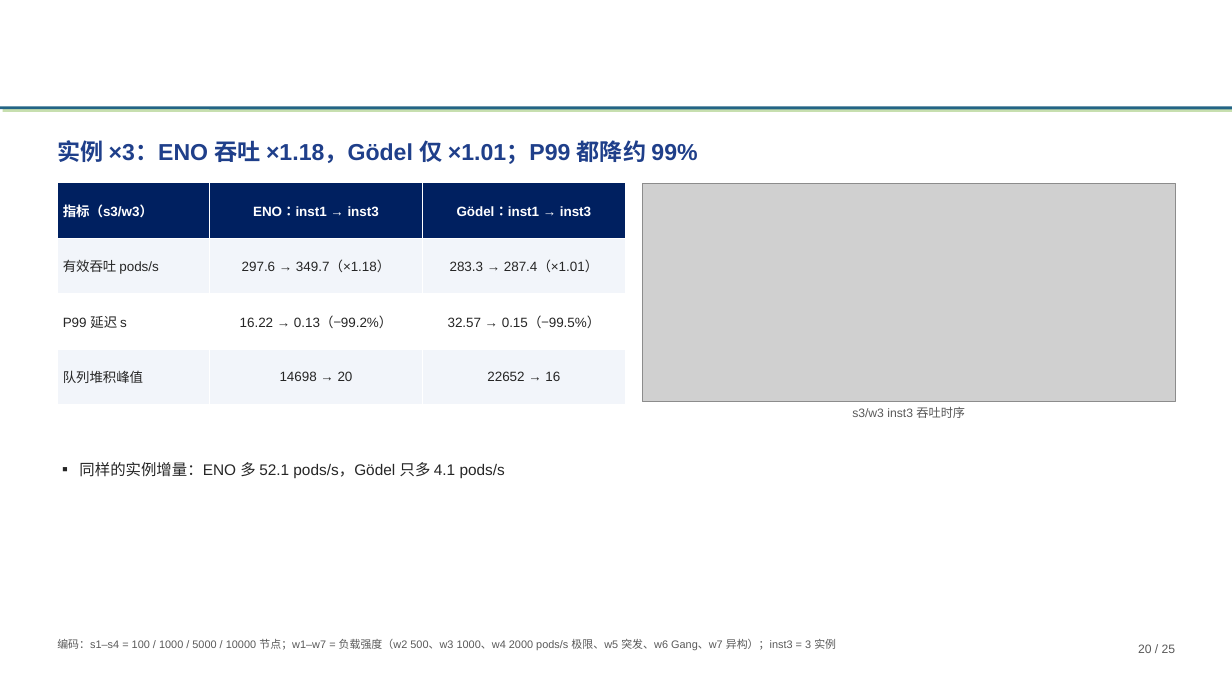
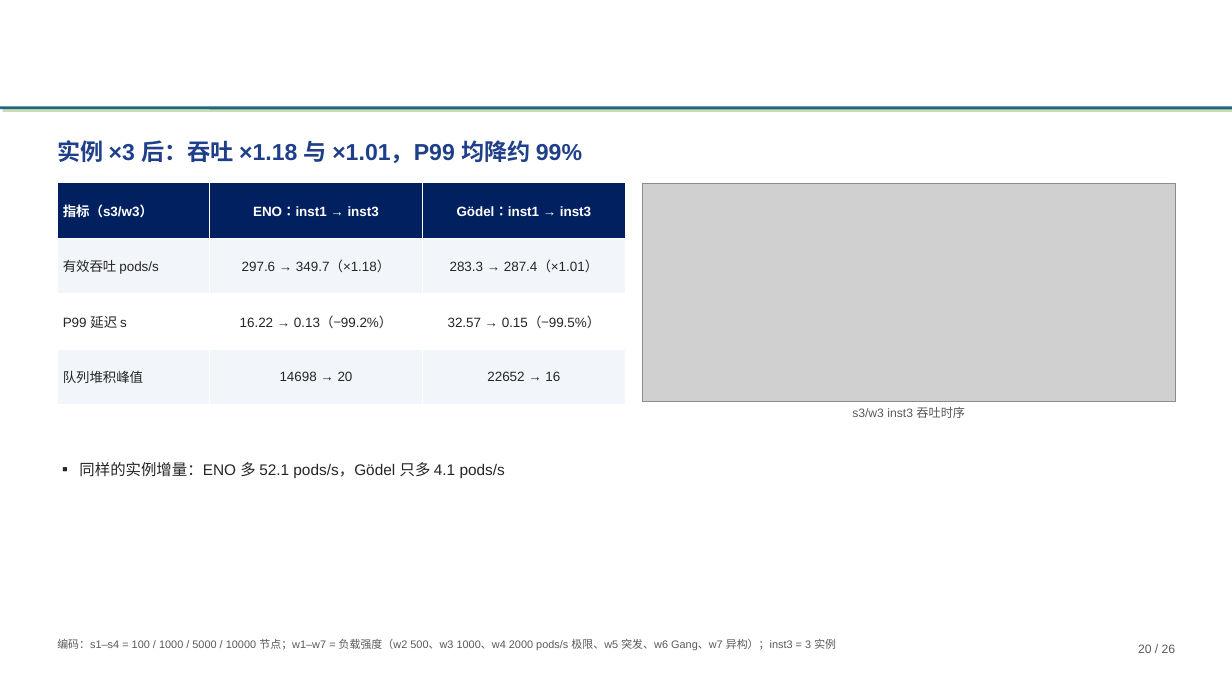
Before and after one commit to tengfei86/godel-scheduler, a slide deck: slide 20 of docs/thesis/defense/基于etcd的分布式Kubernetes调度器研究与实现-高铜.pptx. Drawn at 1232x693 pixels with LibreOffice and Linux fonts; fonts in the diff are those of the drawing; grey boxes stand for pictures; background and template pictures are left out. Boxes give left, top, right and bottom in pixels: in the first picture for what was removed or moved away, otherwise in the second. Text is boxed around its words. In the diff, an @@ line names an element or a change of style, - is before the commit and + after.

```diff
--- a/docs/thesis/defense/基于etcd的分布式Kubernetes调度器研究与实现-高铜.pptx
+++ b/docs/thesis/defense/基于etcd的分布式Kubernetes调度器研究与实现-高铜.pptx
@@ text at [57, 140, 582, 163]: text changed @@
-实例 ×3：ENO 吞吐 ×1.18，Gödel 仅 ×1.01；P99 都降约 99%
+实例 ×3 后：吞吐 ×1.18 与 ×1.01，P99 均降约 99%
```
Also in this commit, not shown: 24 other slides changed, 1 slide added, 2 other files.
